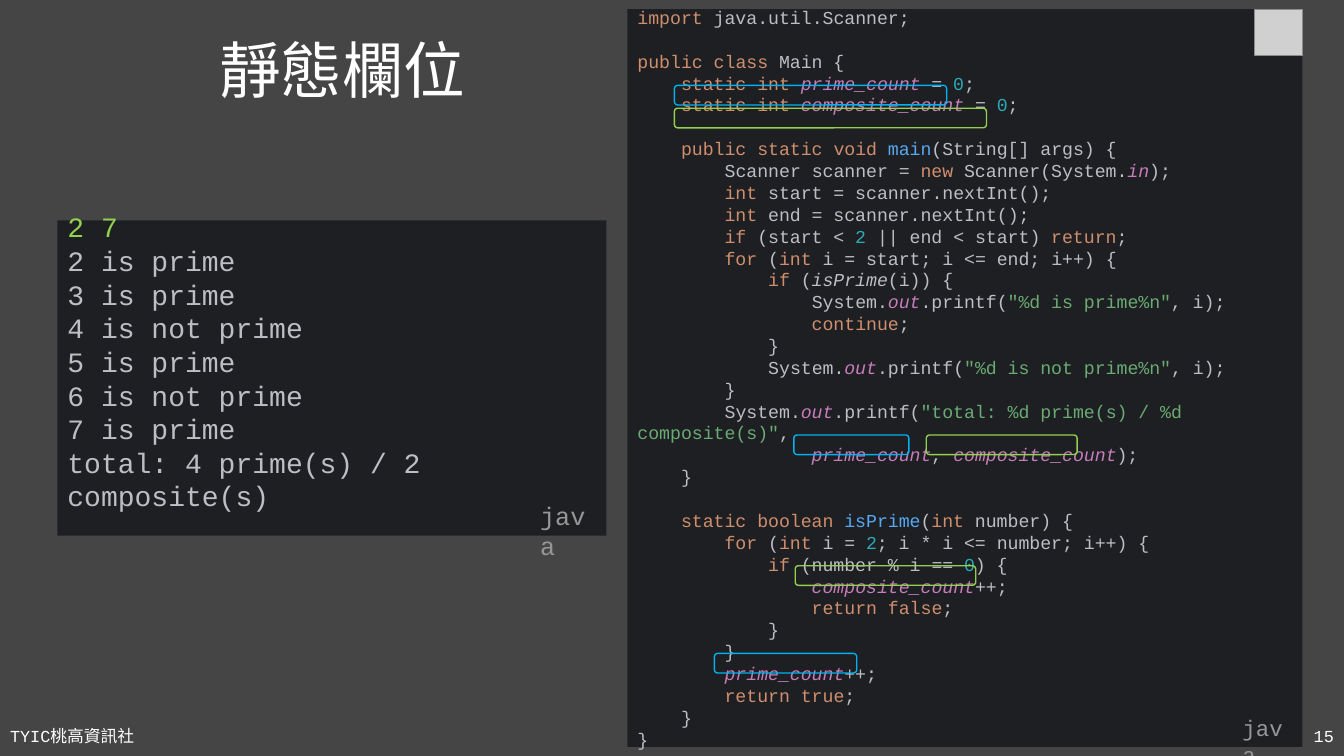
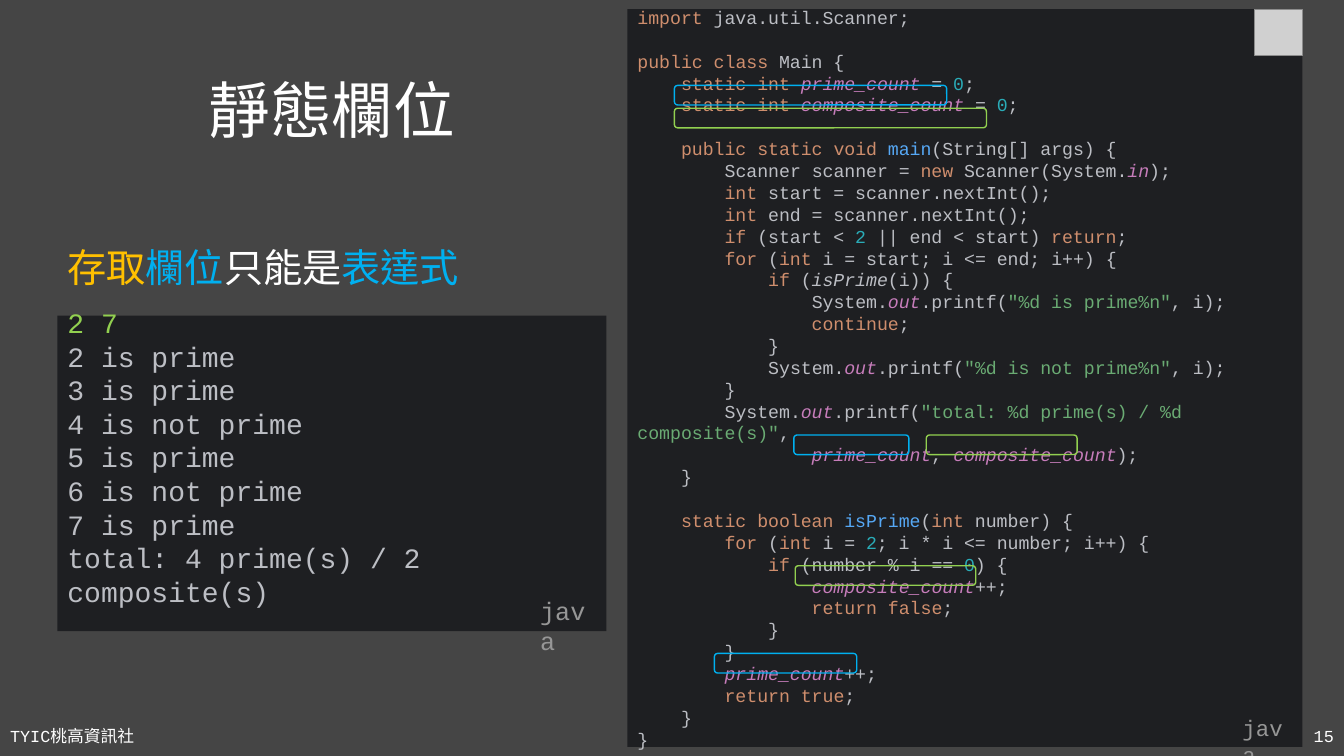
Before and after one commit to TYSHIC/slides, a slide deck: slide 15 of powerpoint/07_靜態成員.pptx. Drawn at 1344x756 pixels with LibreOffice and Linux fonts; fonts in the diff are those of the drawing; grey boxes stand for pictures. Boxes give left, top, right and bottom in pixels: in the first picture for what was removed or moved away, otherwise in the second. Text is boxed around its words. In the diff, an @@ line names an element or a change of style, - is before the commit and + after.

```diff
--- a/powerpoint/07_靜態成員.pptx
+++ b/powerpoint/07_靜態成員.pptx
@@ title "靜態欄位": place and size @@
-title "靜態欄位" at bbox=[219, 41, 465, 98]
+title "靜態欄位" at bbox=[209, 81, 455, 138]
@@ text added at bbox=[67, 249, 458, 285], 28 pt, text #00B0F0 @@
+存取欄位只能是表達式
@@ rectangle "2 7": place and size @@
-rectangle "2 7" at bbox=[57, 220, 607, 535]
+rectangle "2 7" at bbox=[57, 316, 607, 631]
@@ text "java": place and size @@
-text "java" at bbox=[530, 495, 607, 535]
+text "java" at bbox=[530, 591, 607, 631]
```
Also in this commit, not shown: 1 other slide changed, 7 other files.
